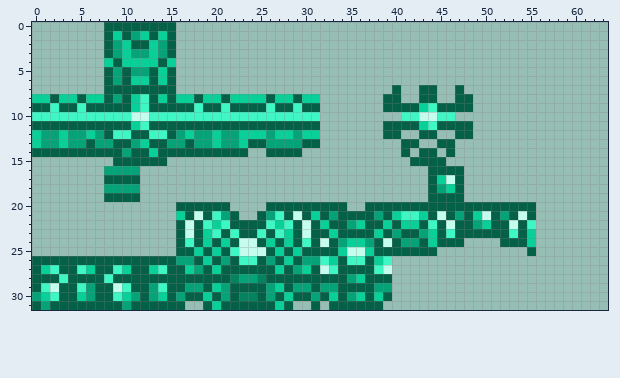
Two versions of one pixel-art sprite, src/main/resources/assets/aquaculture/textures/armor/neptunium_layer_1.png. The picture above is the old version.
The file is 64x32 pixels. Colours within 5 levels of each other are drawn and written as one.
And afterwards:
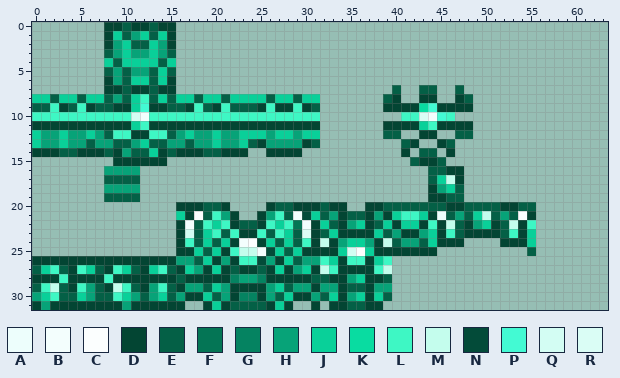
Palette (. is transparent): A #edfefc  B #f3fefd  C #fbfefe  D #034533  E #046046  F #047555  G #058361  H #07a378  J #09d099  K #09dca1  L #3ef7c4  M #c4fded  N #034b39  P #43fad3  Q #d3fdf3  R #dafdf5
What changed:
The edit turns colour M into colour A in row 21 at x 45.
The edit turns colour M into colour B in row 10 at x 12 and 44; in row 21 at x 29; in row 22 at x 17 and 30; in row 24 at x 23; in row 25 at x 25.
The edit turns colour M into colour C in row 21 at x 18 and 54; in row 24 at x 24; in row 25 at x 36.
The edit turns colour E into colour D in row 0 at x 8 to 9, 11 to 12 and 14 to 15; in rows 1 to 2 at x 8 and 15; in row 6 at x 8 and 15; in row 7 at x 8 to 9, 11 to 12 and 14 to 15; in row 8 at x 40, 43 to 44 and 47; in row 9 at x 3, 6, 9 to 10, 13 to 14, 17, 20, 25, 27 to 28, 30, 39 to 42 and 45 to 48.
The edit turns colour E into colour D in row 11 at x 0 to 10, 13 to 31, 39 to 42 and 45 to 48; in row 12 at x 11 to 12 and 43 to 44; in row 13 at x 25, 30, 42 and 45; in row 14 at x 0 to 2, 5 to 7, 9, 14, 16 to 18, 21 to 23, 26 to 29, 41 and 46; in row 15 at x 9 to 14 and 43 to 44; in row 16 at x 46 to 47.
The edit turns colour E into colour D in row 17 at x 47; in row 18 at x 44; in row 19 at x 44 to 45; in row 20 at x 16 to 18, 21, 26, 29 to 31, 33 to 34, 37 to 38, 46 to 47 and 52 to 53; in row 21 at x 17, 22, 25, 34, 37, 39, 44 and 55; in row 22 at x 16, 22, 25, 31, 34, 37, 40, 43, 45, 48, 51 and 54.
The edit turns colour E into colour D in row 23 at x 16, 23 to 24, 31, 34 to 37, 41 to 42, 45, 48 to 51 and 54; in row 24 at x 16, 22, 25, 31, 33, 38, 45 to 47 and 52 to 54; in row 25 at x 16 to 17, 21, 30 to 33 and 38 to 44; in row 26 at x 0 to 15, 20, 22, 27, 34 and 37; in row 27 at x 4, 8, 12, 16, 19, 21, 23 to 24, 26, 28, 31 and 34 to 37; in row 28 at x 0 to 2, 4 to 7, 9 to 15, 17 to 21, 26 to 30, 33 to 34 and 37 to 38.
The edit turns colour E into colour D in row 29 at x 4, 8, 12, 16, 22 to 25, 31, 34 and 37; in row 30 at x 17 to 18, 22, 25, 29 to 30, 34 and 37; in row 31 at x 0, 2 to 9, 11 to 16, 19, 21, 26, 28, 31, 33 to 34 and 37 to 38.
The edit turns colour E into colour F in row 22 at x 29.
The edit turns colour J into colour K in row 9 at x 43.
The edit turns colour E into colour N in row 21 at x 30; in row 25 at x 26; in row 26 at x 25.
The edit turns colour L into colour P in row 9 at x 12 and 44; in row 10 at x 45.
The edit turns colour M into colour Q in row 10 at x 11; in row 23 at x 17; in row 25 at x 35.
The edit turns colour M into colour R in row 10 at x 43; in row 23 at x 30.
Changed places in both pictures, as pixel boxes (x1, y1, x2, y2):
changed: (104, 22, 176, 49)
changed: (32, 76, 536, 310)
